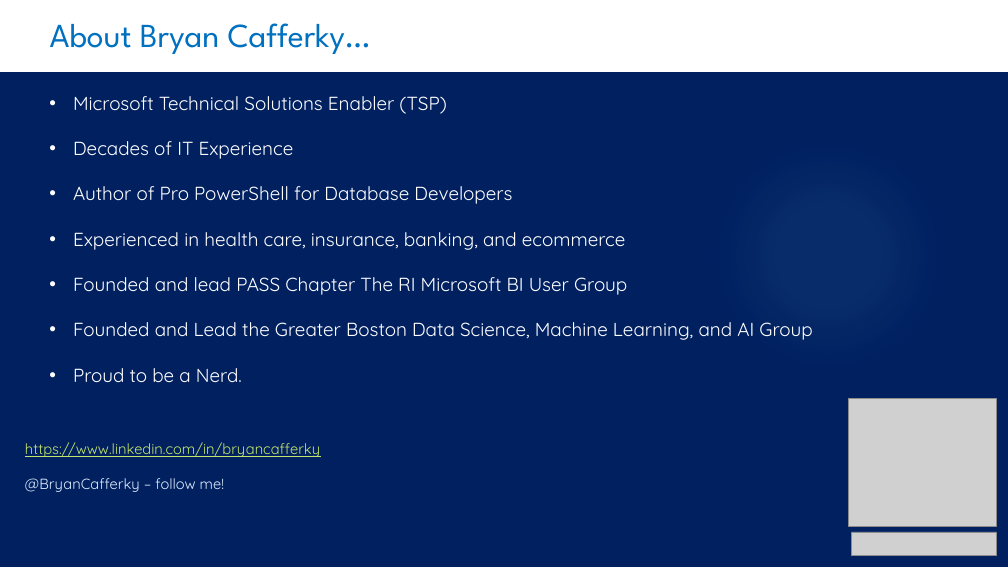
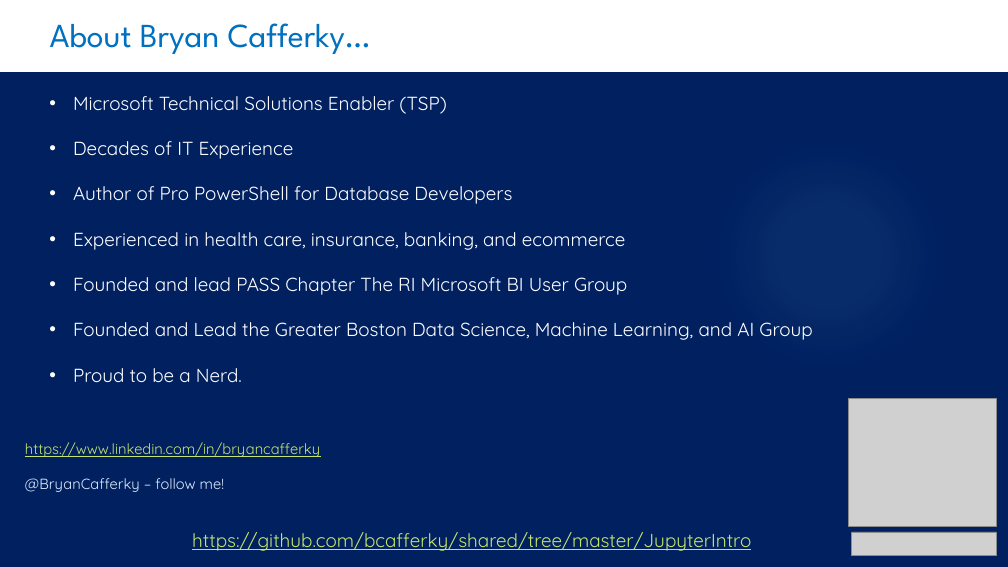
Before and after one commit to bcafferky/shared, a slide deck: slide 2 of JupyterIntro/Intro_to_Jupyter_Notebooks_part1.pptx. Drawn at 1008x567 pixels with LibreOffice and Linux fonts; fonts in the diff are those of the drawing; grey boxes stand for pictures; background and template pictures are left out. Boxes give left, top, right and bottom in pixels: in the first picture for what was removed or moved away, otherwise in the second. Text is boxed around its words. In the diff, an @@ line names an element or a change of style, - is before the commit and + after.

```diff
--- a/JupyterIntro/Intro_to_Jupyter_Notebooks_part1.pptx
+++ b/JupyterIntro/Intro_to_Jupyter_Notebooks_part1.pptx
@@ text added at box(192, 532, 751, 551), 18 pt, text #C4E46E, underline @@
+https://github.com/bcafferky/shared/tree/master/JupyterIntro
```
Also in this commit, not shown: 1 other slide changed, 8 other files.
